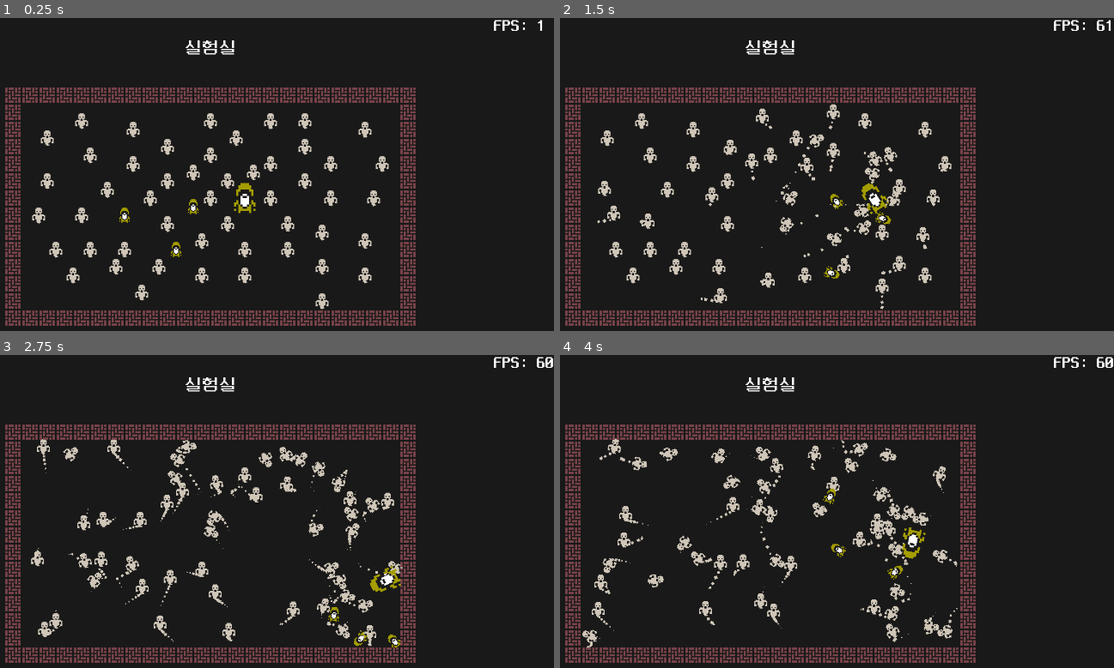
Above: before the commit, frames 1-4 (two rows, left to right).
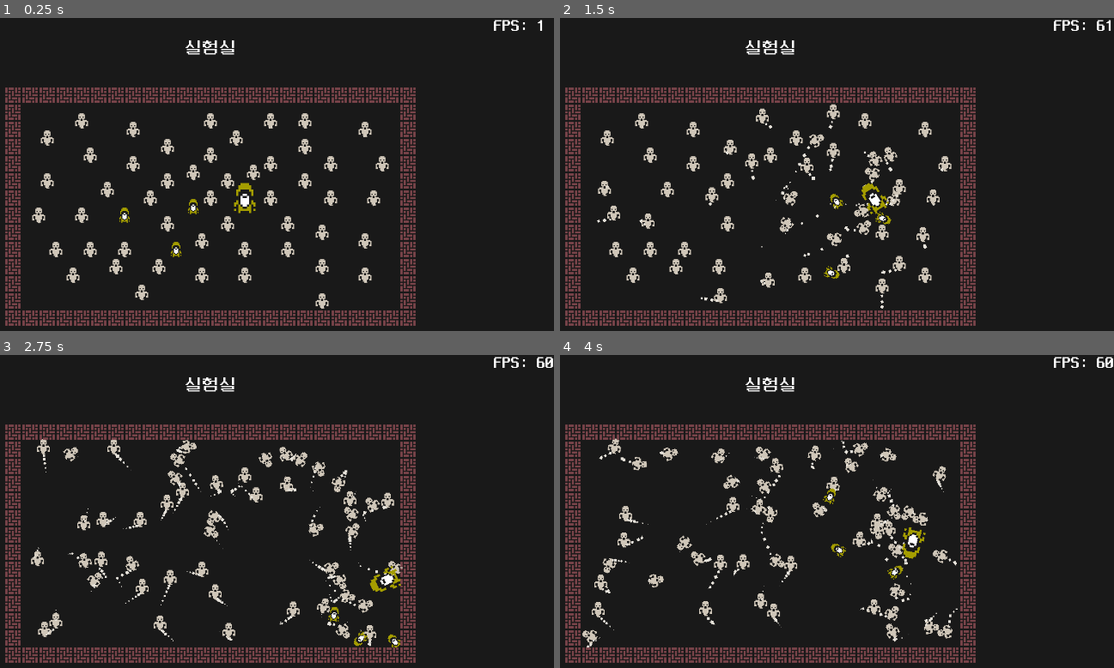
Above: after the commit, the same moments.

Repository: rhdehgks/Defense
Game: Godot game, scene res://game_screen/game.tscn
The game is run twice, just before and just after one commit, with the same random seed, the same clock (stepped at 60 frames per second) and the same inputs.
Inputs (mouse positions are in pixels of both pictures, inside the frame that each line leads up to):
- Up to frame 1 (0.25 s): no input
- Up to frame 2 (1.5 s): move the mouse to (920, 190) at 0.52 s; hold Right (ui_right) 0.53-1.28 s; click (920, 190) at 0.67 s; move the mouse to (632, 230) at 1.27 s; hold Down (ui_down) from 1.28 s (still down)
- Up to frame 3 (2.75 s): move the mouse to (277, 464) at 2.02 s; release Down (ui_down) at 2.03 s; hold Right (ui_right) from 2.03 s (still down)
- Up to frame 4 (4 s): move the mouse to (737, 624) at 2.77 s; release Right (ui_right) at 2.78 s; hold Up (ui_up) 2.78-3.53 s; click (737, 624) at 2.92 s; move the mouse to (975, 605) at 3.52 s; hold Left (ui_left) from 3.53 s (still down)

The runs differ from the first frame. In frame 1, less than 0.1% of the frame differs, in the area x 6-70%, y 34-94%; in frame 2, 0.4%; in frame 3, 0.7%, in the area x 6-71%, y 29-94%; in frame 4, 0.7%.

Commit message:
파티클 색상 변경

Diff:
--- a/game_screen/man.tscn
+++ b/game_screen/man.tscn
@@ -27,7 +27,7 @@
 scale_min = 4.0
 scale_max = 6.0
 scale_curve = SubResource("CurveTexture_06ncm")
-color = Color(0.811765, 0.776471, 0.721569, 1)
+color = Color(0.909804, 0.894118, 0.862745, 1)
 
 [sub_resource type="CircleShape2D" id="CircleShape2D_gwsap"]
 
@@ -42,7 +42,7 @@
 script = ExtResource("1_e3upf")
 
 [node name="GPUParticles2D" type="GPUParticles2D" parent="."]
-position = Vector2(0, 12)
+position = Vector2(0, 11)
 process_material = SubResource("ParticleProcessMaterial_vuv1k")
 
 [node name="Sprite2D" type="Sprite2D" parent="."]
Not shown, changed: export/apk/Defense.apk
Not shown, changed: export/apk/Defense.apk.idsig
